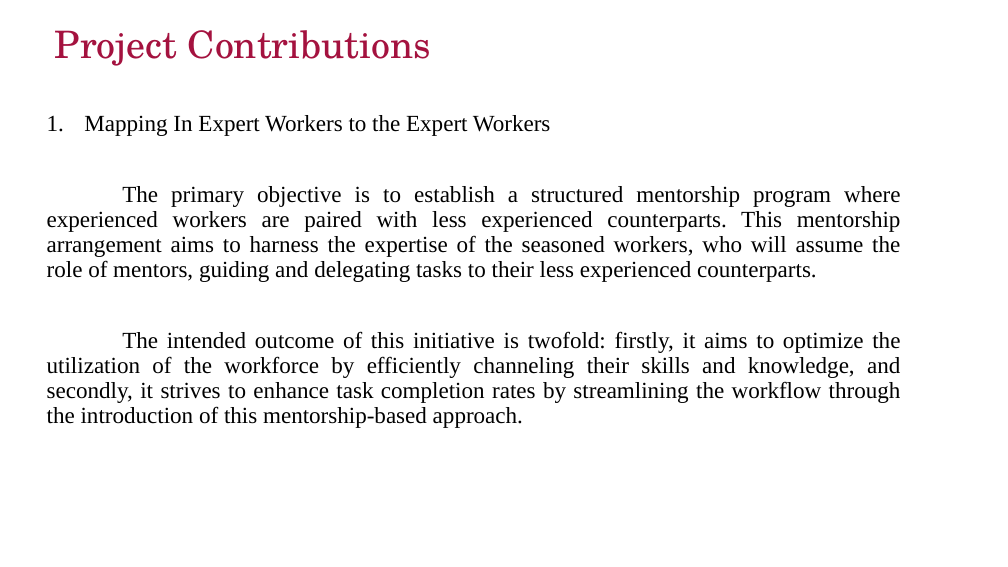
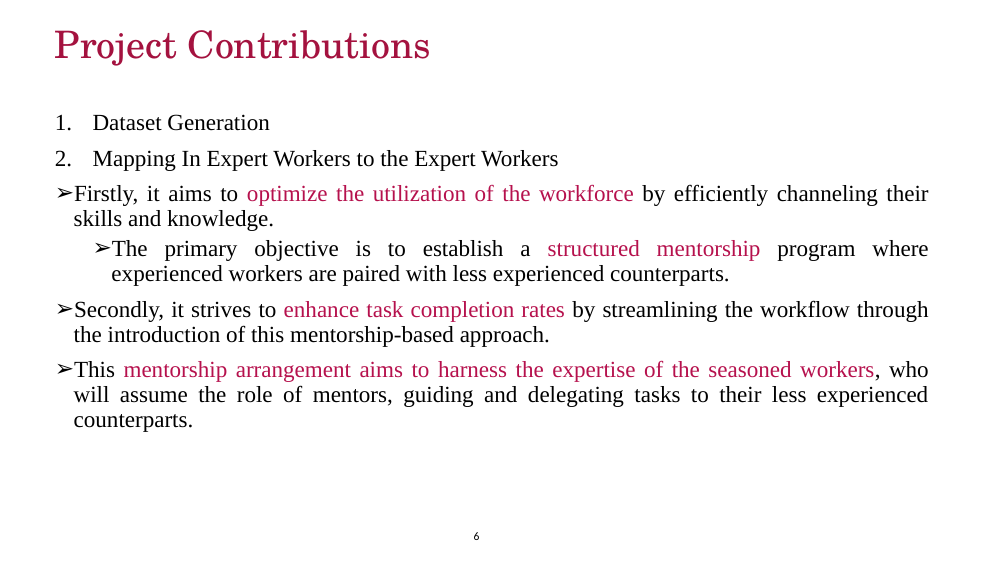
Before and after one commit to manikantathota23/Effective-Task-Allocation-and-Failure-detection, a slide deck: slide 12 of Documentation/First_review_D6.pptx (slide 11 before the commit). Drawn at 1008x567 pixels with LibreOffice and Linux fonts; fonts in the diff are those of the drawing; background and template pictures are left out. Boxes give left, top, right and bottom in pixels: in the first picture for what was removed or moved away, otherwise in the second. Text is boxed around its words. In the diff, an @@ line names an element or a change of style, - is before the commit and + after.

```diff
--- a/Documentation/First_review_D6.pptx
+++ b/Documentation/First_review_D6.pptx
@@ text "Dataset Generation": place and size @@
-text "Dataset Generation" at (47, 115, 901, 428)
+text "Dataset Generation" at (74, 114, 929, 432)
@@ text at (93, 114, 269, 131): paragraph added @@
+1. Dataset Generation
@@ text at (74, 184, 929, 432): text changed @@
-The primary objective is to establish a structured mentorship program where experienced workers are paired with less experienced counterparts. This mentorship arrangement aims to harness the expertise of the seasoned workers, who will assume the role of mentors, guiding and delegating tasks to their less experienced counterparts.
-The intended outcome of this initiative is twofold: firstly, it aims to optimize the utilization of the workforce by efficiently channeling their skills and knowledge, and secondly, it strives to enhance task completion rates by streamlining the workflow through the introduction of this mentorship-based approach.
+➢ Firstly, it aims to optimize the utilization of the workforce by efficiently channeling their skills and knowledge.
+  ➢ The primary objective is to establish a structured mentorship program where experienced workers are paired with less experienced counterparts.
+➢ Secondly, it strives to enhance task completion rates by streamlining the workflow through the introduction of this mentorship-based approach.
+➢ This mentorship arrangement aims to harness the expertise of the seasoned workers, who will assume the role of mentors, guiding and delegating tasks to their less experienced counterparts.
@@ text added at (474, 532, 480, 540), 11 pt, text #000000 @@
+6
```
Also in this commit, not shown: 4 other slides changed, 15 slides added, 11 slides removed, 2 other files.
